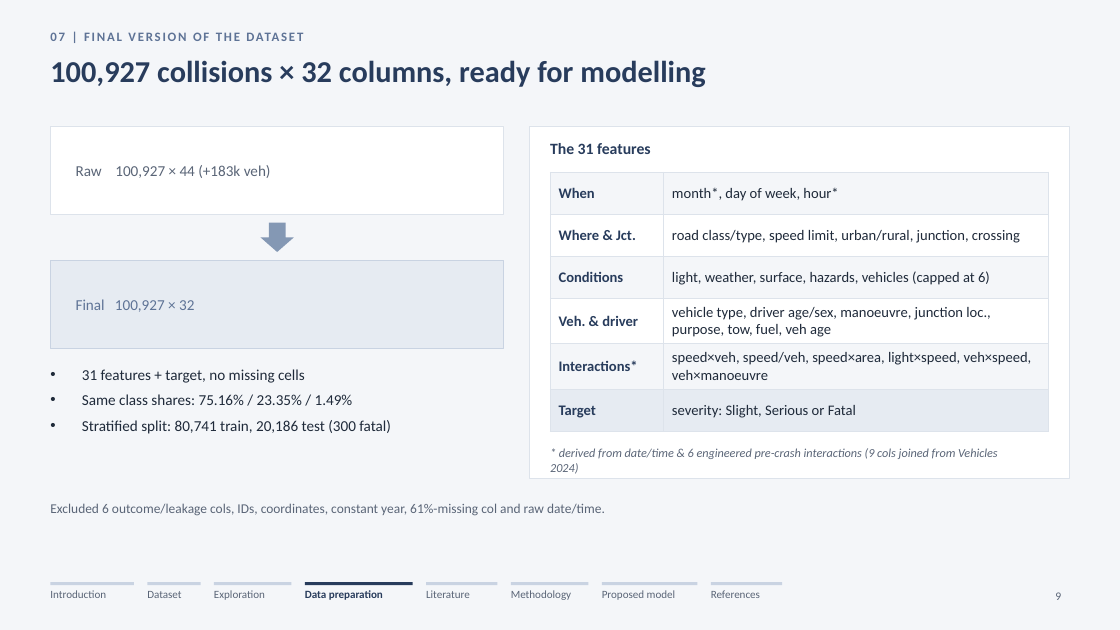
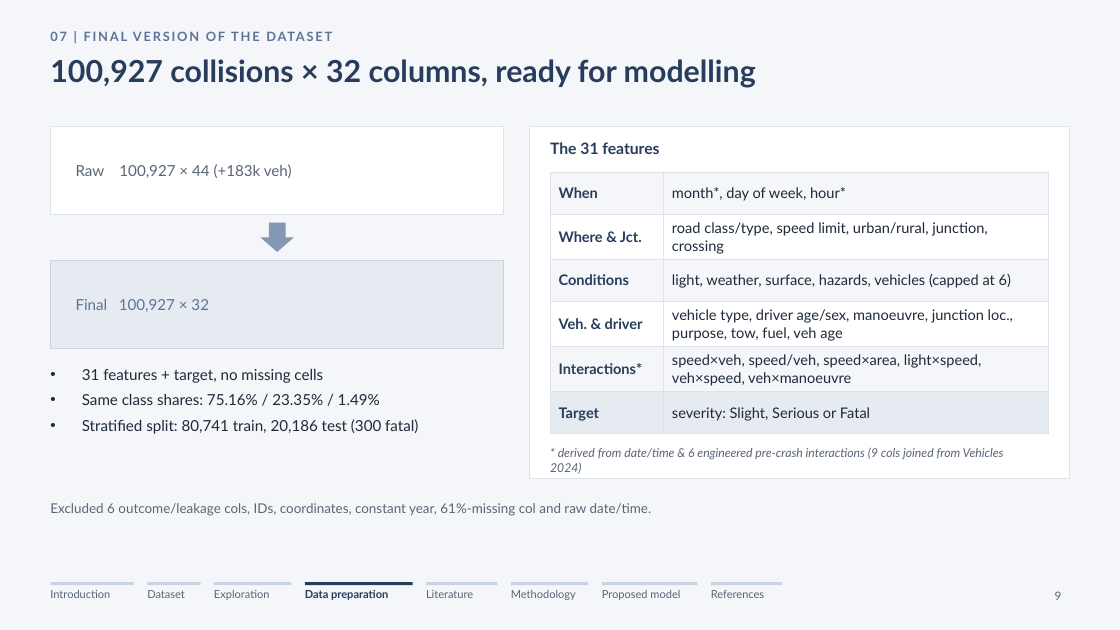
Before and after one commit to Ahmad-AlModhayan/arti205-road-accident-severity, a slide deck: slide 9 of Presentation/ARTI 205 - Group 3 - Project Presentation IAU.pptx. Drawn at 1120x630 pixels with LibreOffice and Linux fonts; fonts in the diff are those of the drawing; background and template pictures are left out. Boxes give left, top, right and bottom in pixels: in the first picture for what was removed or moved away, otherwise in the second. Text is boxed around its words. In the diff, an @@ line names an element or a change of style, - is before the commit and + after.

Commit message:
Update presentation fonts

```diff
--- a/Presentation/ARTI 205 - Group 3 - Project Presentation IAU.pptx
+++ b/Presentation/ARTI 205 - Group 3 - Project Presentation IAU.pptx
@@ table at [550, 172, 1049, 430] @@
@@ font Calibri to Lato @@
@@ font Calibri to Lato in 16 elements at [50, 29, 723, 50], [50, 59, 756, 87], [50, 590, 110, 598], [147, 590, 185, 598], [214, 590, 270, 600], [305, 590, 388, 600], [426, 590, 473, 598], [511, 590, 576, 600], [602, 590, 680, 600], [711, 590, 764, 598], [76, 164, 292, 178], [76, 299, 209, 312], [82, 369, 418, 434], [550, 142, 659, 154], [550, 448, 1004, 474], [50, 503, 652, 516] @@
```
Also in this commit, not shown: 16 other slides changed.
